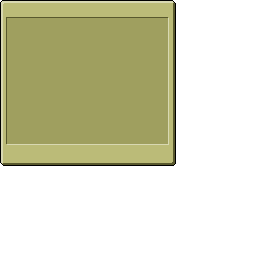
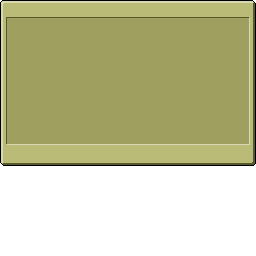
Revision of a layered 256 x 256 image; what changed, layer by layer:
painted on "Layer 2" over left=168, top=17, right=250, bottom=145
painted on "Layer 1" over left=172, top=0, right=256, bottom=166
